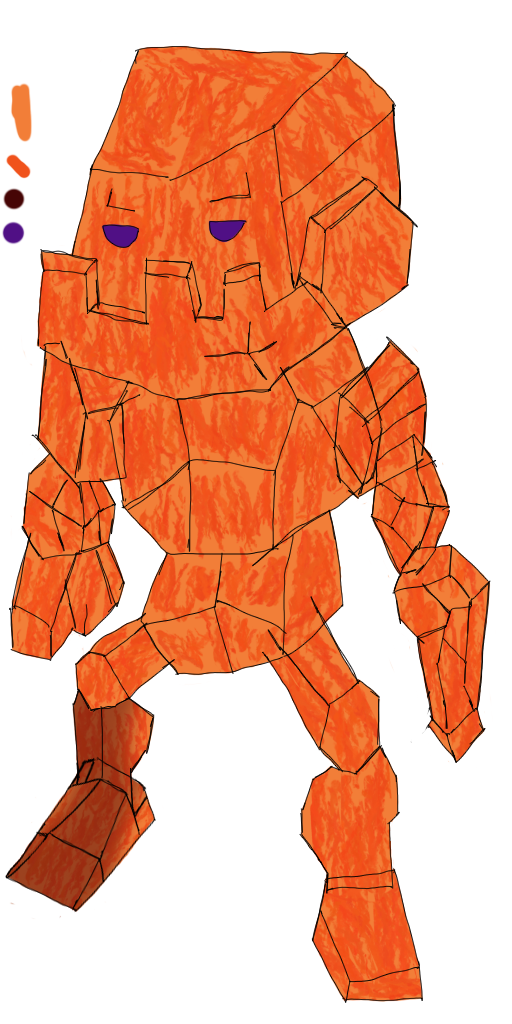
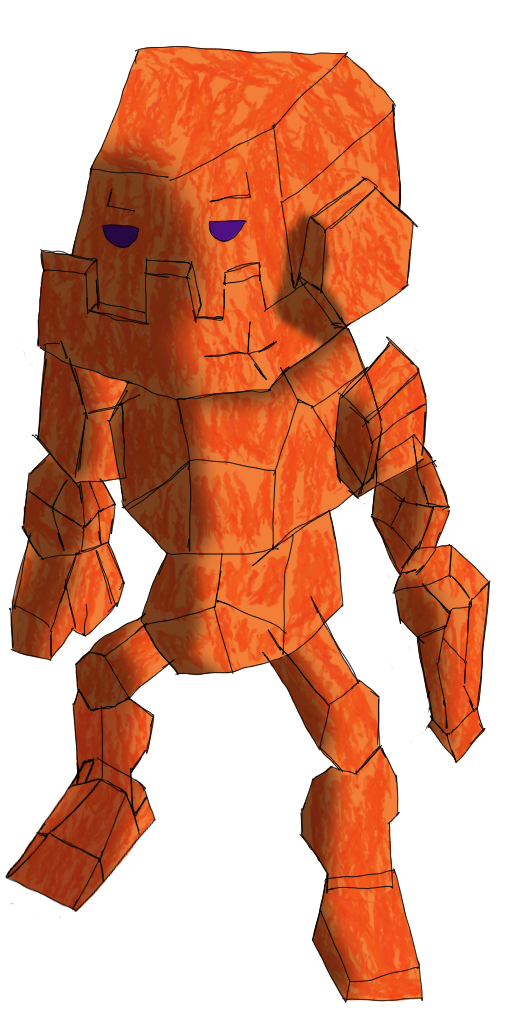
Layer changes from the first w=512, h=1024 image to the second:
hid "couleur" over [1, 83, 32, 245]
"ombre" (1st of 14, in "tete"): opacity 100% → 50%, painted on it over [1, 106, 355, 499]
"ombre" (2nd of 14, in "bras_G" › "biceps_G"): opacity 100% → 50%, painted on it over [263, 363, 410, 557]
"ombre" (3rd of 14, in "bras_G" › "avant-bras_G"): opacity 100% → 50%, painted on it over [325, 392, 459, 605]
"ombre" (4th of 14, in "bras_G" › "main_G"): opacity 100% → 50%, painted on it over [348, 540, 471, 801]
"ombre" (5th of 14, in "corps"): opacity 100% → 50%, painted on it over [33, 259, 403, 748]
"ombre" (6th of 14, in "bras_D" › "biceps_D"): opacity 100% → 50%, painted on it over [21, 311, 125, 516]
"ombre" (7th of 14, in "bras_D" › "avant_bres_D"): opacity 100% → 50%, painted on it over [10, 424, 119, 645]
"ombre" (8th of 14, in "bras_D" › "main_D"): opacity 100% → 50%, painted on it over [10, 507, 105, 712]
"ombre" (9th of 14, in "jambe_G" › "cuisse_D"): opacity 100% → 50%, painted on it over [202, 608, 356, 792]
"ombre" (10th of 14, in "jambe_G" › "tibia_D"): opacity 100% → 50%, painted on it over [300, 717, 363, 952]
"ombre" (11th of 14, in "jambe_G" › "pied_D"): opacity 100% → 50%, painted on it over [300, 720, 372, 1001]
"ombre" (12th of 14, in "jambe_D" › "cuisse_G"): opacity 100% → 50%, painted on it over [16, 557, 172, 712]
